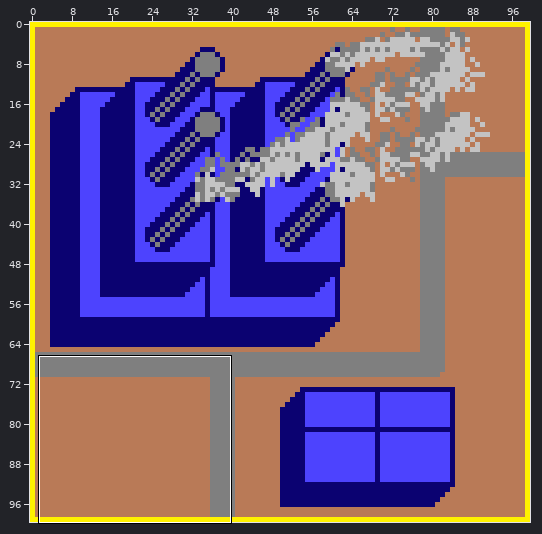
Edited in one commit: sprite sheet (src/Mirage.Urbanization.Resources/Tiles/Clusters/StaticZones/CoalPowerPlantZoneClusterConsumption_3.png). Above: a wide view before the commit, with the close-up outlined.
Close-up. Old version:
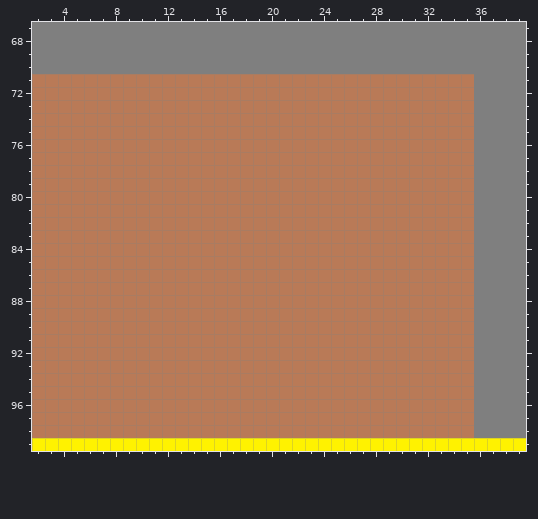
The file is 100x100 pixels. Colours within 5 levels of each other are drawn and written as one. Shown: x 2..39, y 67..99. The commit also changed other parts of the picture, which this record leaves out.
New version:
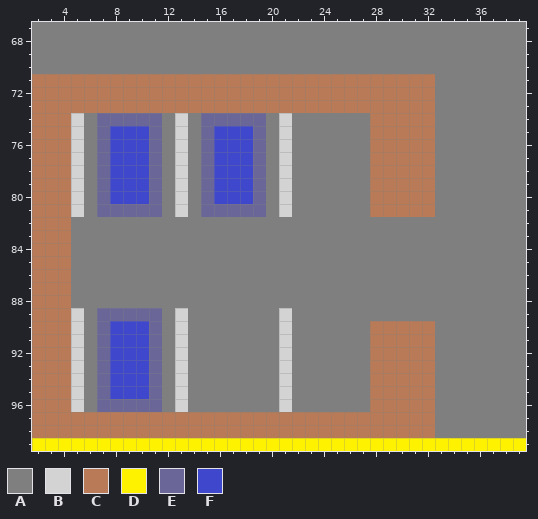
Palette (. is transparent): A #7f7f7f  B #d3d3d3  C #b97a57  D #fff200  E #6a6798  F #3f48cc
Change:
@@ x 2..39 @@
  70 AAAAAAAAAAAAAAAAAAAAAAAAAAAAAAAAAAAAAA
- 71 CCCCCCCCCCCCCCCCCCCCCCCCCCCCCCCCCCAAAA
- 72 CCCCCCCCCCCCCCCCCCCCCCCCCCCCCCCCCCAAAA
- 73 CCCCCCCCCCCCCCCCCCCCCCCCCCCCCCCCCCAAAA
- 74 CCCCCCCCCCCCCCCCCCCCCCCCCCCCCCCCCCAAAA
- 75 CCCCCCCCCCCCCCCCCCCCCCCCCCCCCCCCCCAAAA
- 76 CCCCCCCCCCCCCCCCCCCCCCCCCCCCCCCCCCAAAA
- 77 CCCCCCCCCCCCCCCCCCCCCCCCCCCCCCCCCCAAAA
- 78 CCCCCCCCCCCCCCCCCCCCCCCCCCCCCCCCCCAAAA
- 79 CCCCCCCCCCCCCCCCCCCCCCCCCCCCCCCCCCAAAA
- 80 CCCCCCCCCCCCCCCCCCCCCCCCCCCCCCCCCCAAAA
- 81 CCCCCCCCCCCCCCCCCCCCCCCCCCCCCCCCCCAAAA
- 82 CCCCCCCCCCCCCCCCCCCCCCCCCCCCCCCCCCAAAA
- 83 CCCCCCCCCCCCCCCCCCCCCCCCCCCCCCCCCCAAAA
- 84 CCCCCCCCCCCCCCCCCCCCCCCCCCCCCCCCCCAAAA
- 85 CCCCCCCCCCCCCCCCCCCCCCCCCCCCCCCCCCAAAA
- 86 CCCCCCCCCCCCCCCCCCCCCCCCCCCCCCCCCCAAAA
- 87 CCCCCCCCCCCCCCCCCCCCCCCCCCCCCCCCCCAAAA
- 88 CCCCCCCCCCCCCCCCCCCCCCCCCCCCCCCCCCAAAA
- 89 CCCCCCCCCCCCCCCCCCCCCCCCCCCCCCCCCCAAAA
- 90 CCCCCCCCCCCCCCCCCCCCCCCCCCCCCCCCCCAAAA
- 91 CCCCCCCCCCCCCCCCCCCCCCCCCCCCCCCCCCAAAA
- 92 CCCCCCCCCCCCCCCCCCCCCCCCCCCCCCCCCCAAAA
- 93 CCCCCCCCCCCCCCCCCCCCCCCCCCCCCCCCCCAAAA
- 94 CCCCCCCCCCCCCCCCCCCCCCCCCCCCCCCCCCAAAA
- 95 CCCCCCCCCCCCCCCCCCCCCCCCCCCCCCCCCCAAAA
- 96 CCCCCCCCCCCCCCCCCCCCCCCCCCCCCCCCCCAAAA
- 97 CCCCCCCCCCCCCCCCCCCCCCCCCCCCCCCCCCAAAA
- 98 CCCCCCCCCCCCCCCCCCCCCCCCCCCCCCCCCCAAAA
+ 71 CCCCCCCCCCCCCCCCCCCCCCCCCCCCCCCAAAAAAA
+ 72 CCCCCCCCCCCCCCCCCCCCCCCCCCCCCCCAAAAAAA
+ 73 CCCCCCCCCCCCCCCCCCCCCCCCCCCCCCCAAAAAAA
+ 74 CCCBAEEEEEABAEEEEEABAAAAAACCCCCAAAAAAA
+ 75 CCCBAEFFFEABAEFFFEABAAAAAACCCCCAAAAAAA
+ 76 CCCBAEFFFEABAEFFFEABAAAAAACCCCCAAAAAAA
+ 77 CCCBAEFFFEABAEFFFEABAAAAAACCCCCAAAAAAA
+ 78 CCCBAEFFFEABAEFFFEABAAAAAACCCCCAAAAAAA
+ 79 CCCBAEFFFEABAEFFFEABAAAAAACCCCCAAAAAAA
+ 80 CCCBAEFFFEABAEFFFEABAAAAAACCCCCAAAAAAA
+ 81 CCCBAEEEEEABAEEEEEABAAAAAACCCCCAAAAAAA
+ 82 CCCAAAAAAAAAAAAAAAAAAAAAAAAAAAAAAAAAAA
+ 83 CCCAAAAAAAAAAAAAAAAAAAAAAAAAAAAAAAAAAA
+ 84 CCCAAAAAAAAAAAAAAAAAAAAAAAAAAAAAAAAAAA
+ 85 CCCAAAAAAAAAAAAAAAAAAAAAAAAAAAAAAAAAAA
+ 86 CCCAAAAAAAAAAAAAAAAAAAAAAAAAAAAAAAAAAA
+ 87 CCCAAAAAAAAAAAAAAAAAAAAAAAAAAAAAAAAAAA
+ 88 CCCAAAAAAAAAAAAAAAAAAAAAAAAAAAAAAAAAAA
+ 89 CCCBAEEEEEABAAAAAAABAAAAAAAAAAAAAAAAAA
+ 90 CCCBAEFFFEABAAAAAAABAAAAAACCCCCAAAAAAA
+ 91 CCCBAEFFFEABAAAAAAABAAAAAACCCCCAAAAAAA
+ 92 CCCBAEFFFEABAAAAAAABAAAAAACCCCCAAAAAAA
+ 93 CCCBAEFFFEABAAAAAAABAAAAAACCCCCAAAAAAA
+ 94 CCCBAEFFFEABAAAAAAABAAAAAACCCCCAAAAAAA
+ 95 CCCBAEFFFEABAAAAAAABAAAAAACCCCCAAAAAAA
+ 96 CCCBAEEEEEABAAAAAAABAAAAAACCCCCAAAAAAA
+ 97 CCCCCCCCCCCCCCCCCCCCCCCCCCCCCCCAAAAAAA
+ 98 CCCCCCCCCCCCCCCCCCCCCCCCCCCCCCCAAAAAAA
  99 DDDDDDDDDDDDDDDDDDDDDDDDDDDDDDDDDDDDDD
Where, in picture pixels (left, top, right, bottom), the same in both close-ups:
changed: (71, 74, 474, 438)
